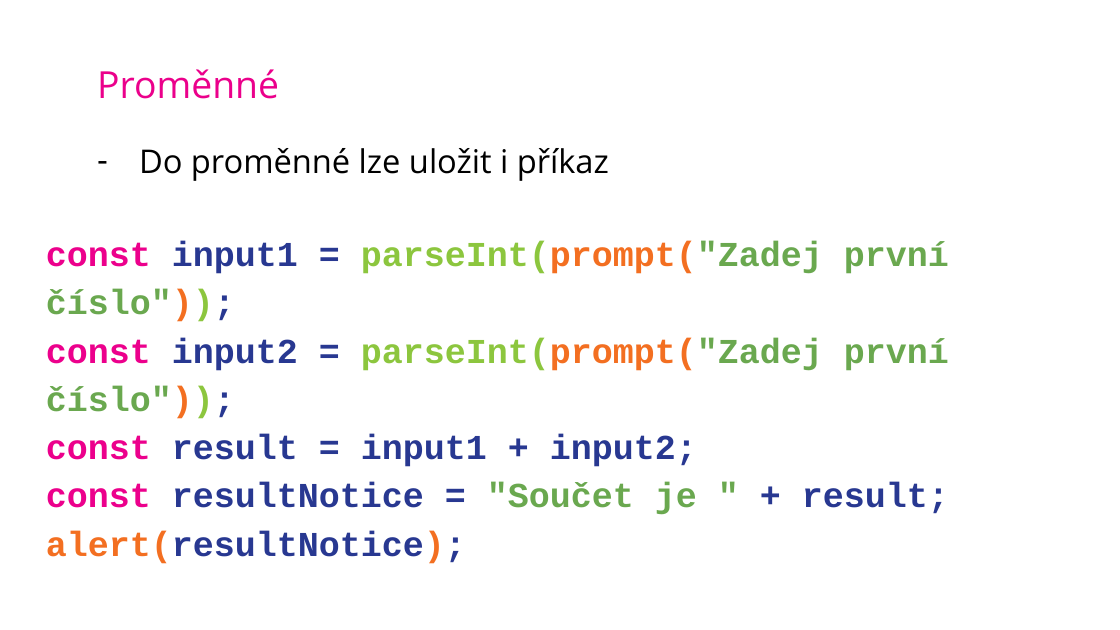
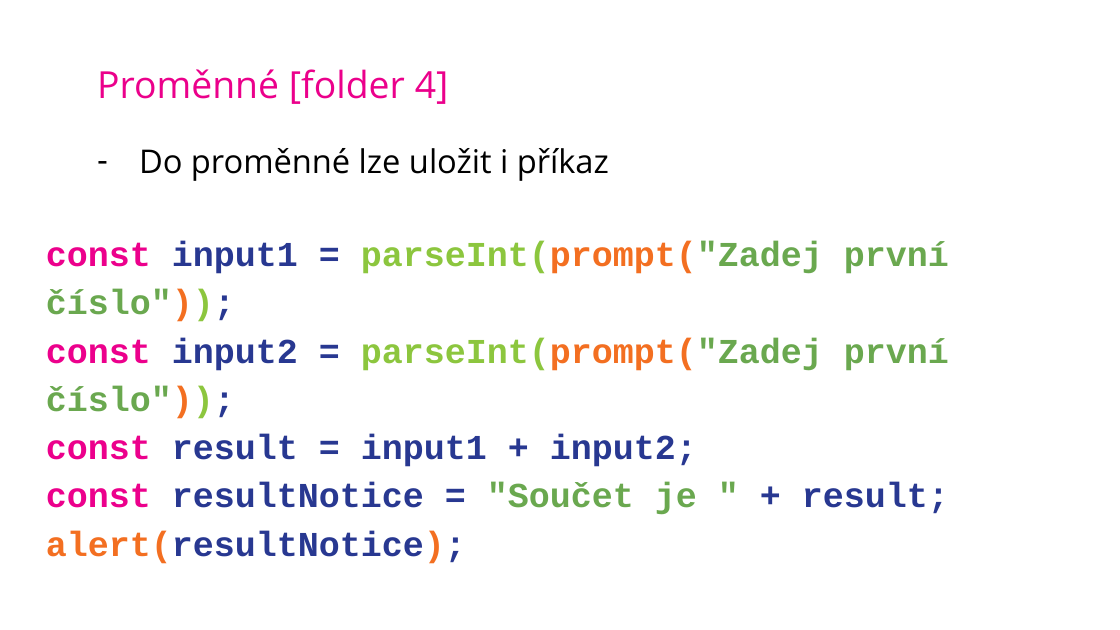
Before and after one commit to SimonB87/LetniSkola2020JS, a slide deck: slide 14 of JS-SB-LetnIskola2020.pptx. Drawn at 1120x630 pixels with LibreOffice and Linux fonts; fonts in the diff are those of the drawing; background and template pictures are left out. Boxes give left, top, right and bottom in pixels: in the first picture for what was removed or moved away, otherwise in the second. Text is boxed around its words. In the diff, an @@ line names an element or a change of style, - is before the commit and + after.

```diff
--- a/JS-SB-LetnIskola2020.pptx
+++ b/JS-SB-LetnIskola2020.pptx
@@ title at (97, 69, 449, 104): text changed @@
-Proměnné
+Proměnné [folder 4]
```
Also in this commit, not shown: 7 other slides changed, 1 slide added, 10 other files.
